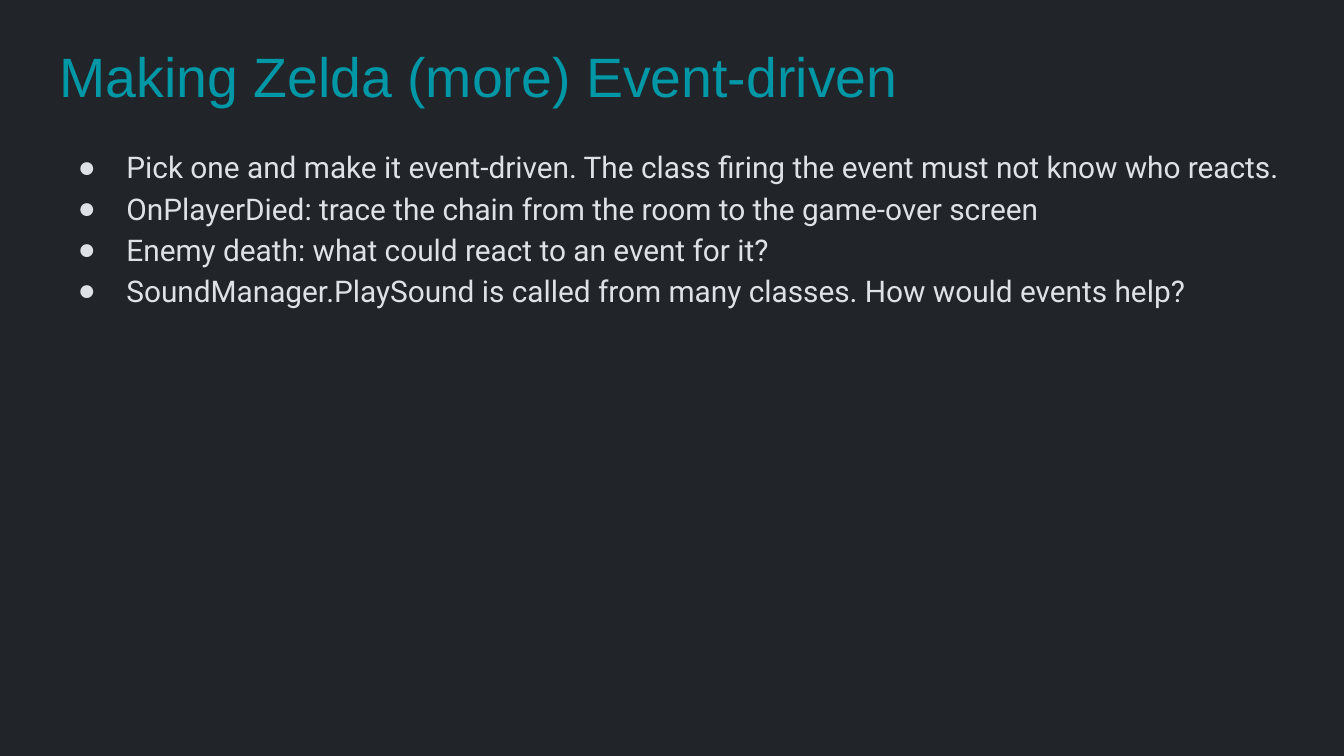
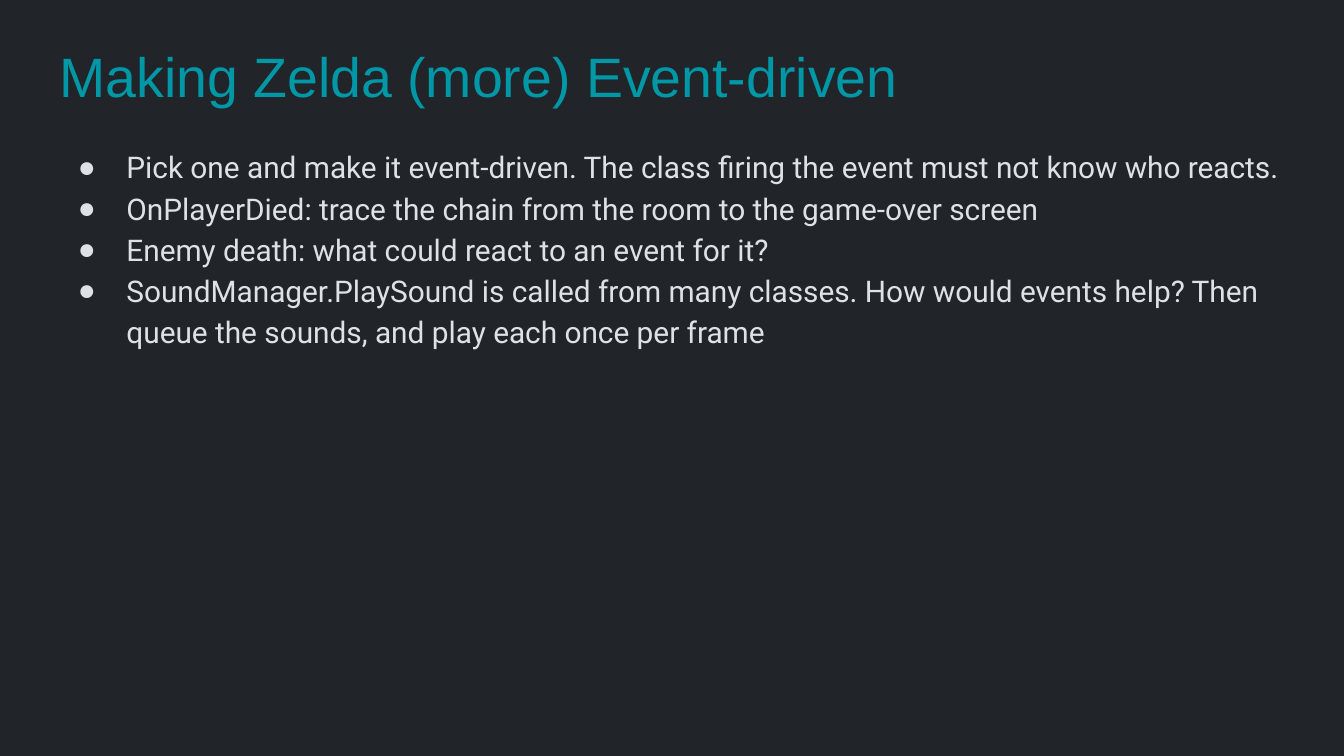
Before and after one commit to Metamate/gar, a slide deck: slide 27 of slides/07 The Legend of Zelda.pptx. Drawn at 1344x756 pixels with LibreOffice and Linux fonts; fonts in the diff are those of the drawing. Boxes give left, top, right and bottom in pixels: in the first picture for what was removed or moved away, otherwise in the second. Text is boxed around its words. In the diff, an @@ line names an element or a change of style, - is before the commit and + after.

```diff
--- a/slides/07 The Legend of Zelda.pptx
+++ b/slides/07 The Legend of Zelda.pptx
@@ text at (x1=126, y1=279, x2=1258, y2=350): text changed @@
-● SoundManager.PlaySound is called from many classes. How would events help?
+● SoundManager.PlaySound is called from many classes. How would events help? Then queue the sounds, and play each once per frame
```
Also in this commit, not shown: 3 other files.
